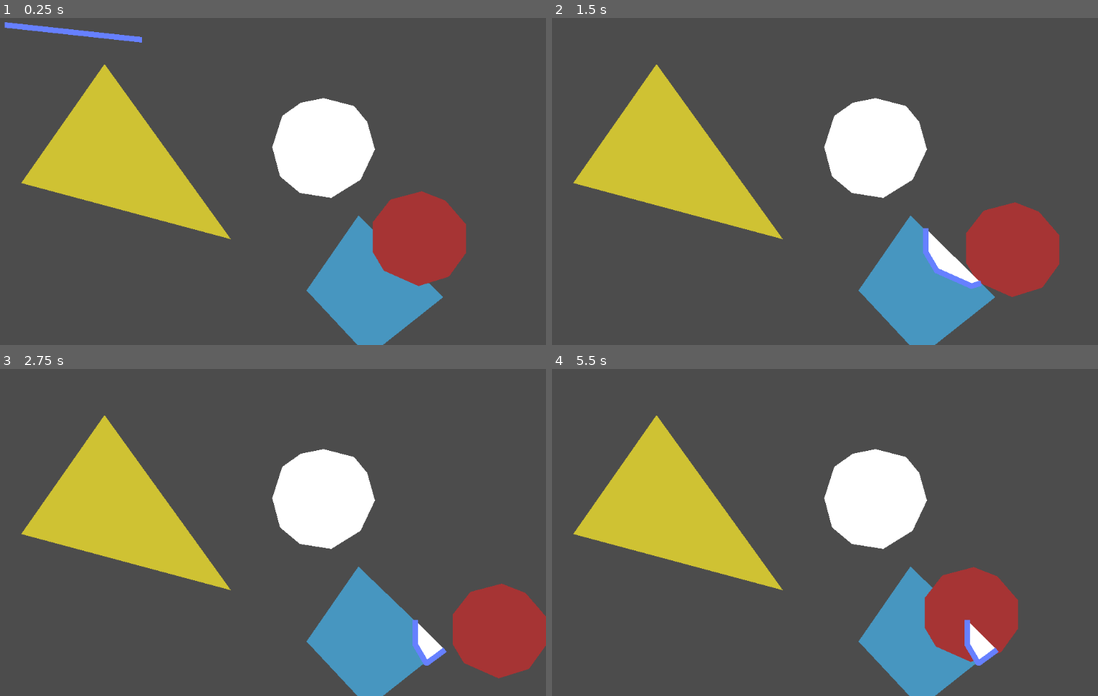
Above: before the commit, frames 1-4 (two rows, left to right).
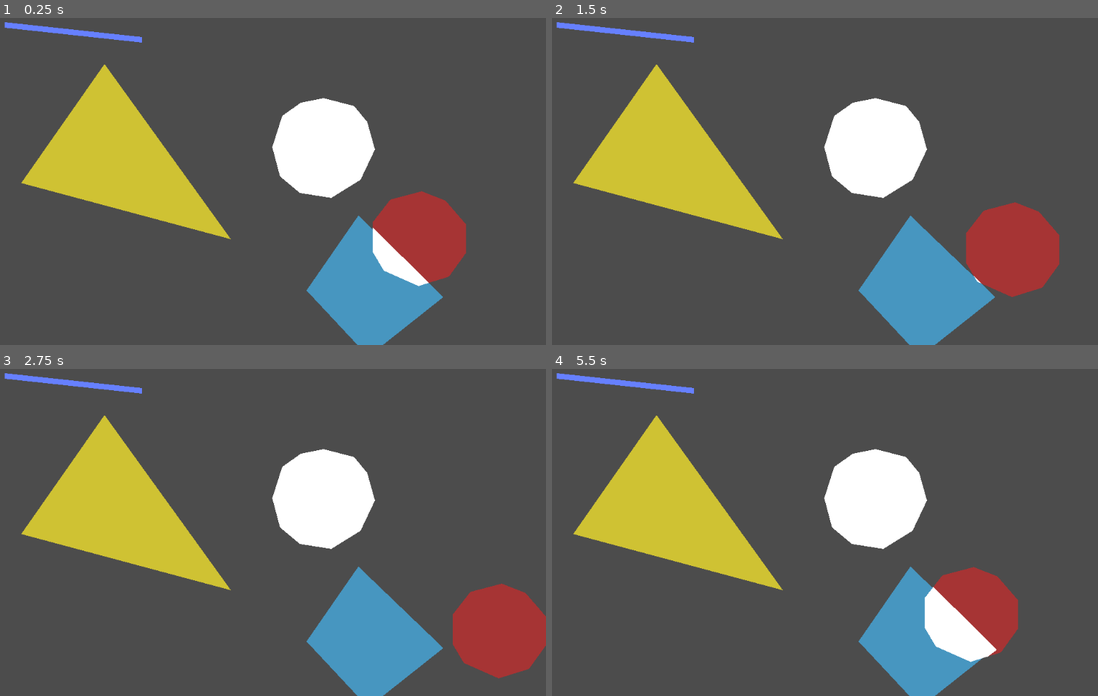
Above: after the commit, the same moments.

Repository: Binney/harvest
Game: Godot game, scene res://Test.tscn
Same seed, same stepped clock (60 frames per second), same inputs: the game is played once before the commit and once after it.
Inputs:
- Up to frame 1 (0.25 s): no input
- Up to frame 2 (1.5 s): tap Enter at 0.5 s; hold Right (ui_right) 0.53-1.28 s; hold Down (ui_down) from 1.28 s (still down)
- Up to frame 3 (2.75 s): release Down (ui_down) at 2.03 s; hold Right (ui_right) from 2.03 s (still down)
- Up to frame 4 (5.5 s): release Right (ui_right) at 2.78 s; hold Up (ui_up) 2.78-3.53 s; hold Left (ui_left) 3.53-5.03 s; hold Down (ui_down) from 5.03 s (still down)

The runs differ from the first frame. In frame 1, 0.7% of the frame differs, in the area x 68-79%, y 64-83%; in frame 2, 1.3%; in frame 3, 0.9%; in frame 4, 1.8%, in the area x 0-82%, y 1-91%.

Commit message:
working intersection demo

Diff:
--- a/Test.gd
+++ b/Test.gd
@@ -1,9 +1,4 @@
 extends Node2D
-
-
-# Declare member variables here. Examples:
-# var a = 2
-# var b = "text"
 
 
 # Called when the node enters the scene tree for the first time.
@@ -13,26 +8,22 @@
 
 # Called every frame. 'delta' is the elapsed time since the previous frame.
 func _process(delta):
-#	if Input.is_action_pressed("ui_right"):
-#		$RigidBodyCircle.add_force(Vector2(0,0), Vector2(1,0))
-#	if Input.is_action_pressed("ui_left"):
-#		$RigidBodyCircle.add_force(Vector2(0,0), Vector2(-1,0))
-	if Input.is_action_just_pressed("ui_right"):
-		var areaPolygon = PoolVector2Array()
-		print($Area2D.position)
-		for point in $Area2D/CollisionPolygon2D.polygon:
-			areaPolygon.append(point + $Area2D.position)
-		print(areaPolygon)
-		var kinematicPolygon = PoolVector2Array()
-		for point in $KinematicBody2D/Polygon2D.polygon:
-			kinematicPolygon.append(point + $KinematicBody2D.position)
-		var intersection = Geometry.intersect_polygons_2d(
-			areaPolygon,# - $Area2D.position,
-			kinematicPolygon)# - $KinematicBody2D.position)
-		#$Line2D.points = [Vector2(0, 100), Vector2(100, 0)]
-		$Line2D.points = intersection[0]
-		$IntersectionMarker.polygon = intersection[0]#.invert()
-		print(intersection)
+#	if Input.is_action_just_pressed("ui_right"):
+#		var areaPolygon = PoolVector2Array()
+#		print($Area2D.position)
+#		for point in $Area2D/CollisionPolygon2D.polygon:
+#			areaPolygon.append(point + $Area2D.position)
+#		print(areaPolygon)
+#		var kinematicPolygon = PoolVector2Array()
+#		for point in $KinematicBody2D/Polygon2D.polygon:
+#			kinematicPolygon.append(point + $KinematicBody2D.position)
+#		var intersection = Geometry.intersect_polygons_2d(
+#			areaPolygon,# - $Area2D.position,
+#			kinematicPolygon)# - $KinematicBody2D.position)
+#		#$Line2D.points = [Vector2(0, 100), Vector2(100, 0)]
+#		$Line2D.points = intersection[0]
+#		$IntersectionMarker.polygon = intersection[0]#.invert()
+#		print(intersection)
 	pass
 
 func _physics_process(delta):
@@ -49,9 +40,23 @@
 #	$IntersectionMarker.position += Vector2(vh, vv) * 10
 #	print($IntersectionMarker.position)
 	var collision_info = $KinematicBody2D.move_and_collide(Vector2(vh, vv) * 100 * delta)
-	#var intersection = Geometry.intersect_polygons_2d($Area2D/CollisionPolygon2D.polygon, $KinematicBody2D/Polygon2D.polygon)
-	#print(intersection)
-	#$IntersectionMarker.polygon = intersection
+	mark_intersections($KinematicBody2D, $Area2D)
+
+func mark_intersections(_body1, _body2): # TODO actually use these
+	var polygon1 = PoolVector2Array()
+	print($Area2D.position)
+	for point in $Area2D/CollisionPolygon2D.polygon:
+		polygon1.append(point + $Area2D.position)
+	print(polygon1)
+
+	var polygon2 = PoolVector2Array()
+	for point in $KinematicBody2D/Polygon2D.polygon:
+		polygon2.append(point + $KinematicBody2D.position)
+
+	var intersections = Geometry.intersect_polygons_2d(polygon1, polygon2)
+	if intersections.size() > 0:
+		$IntersectionMarker.polygon = intersections[0]
+		# TODO cover higher order intersections / concave shapes
 
 
 func _on_Area2D_body_entered(body):
